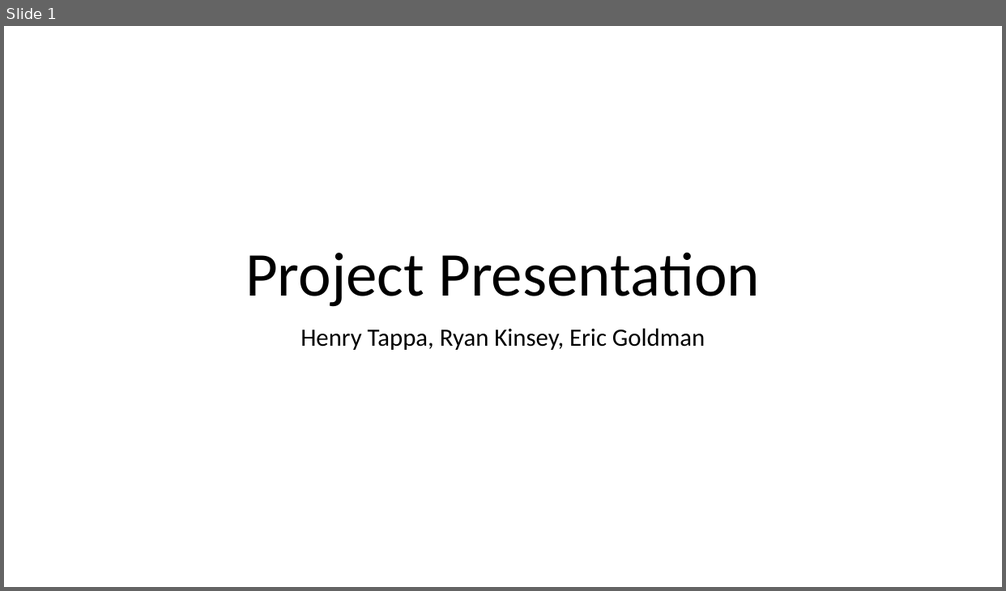
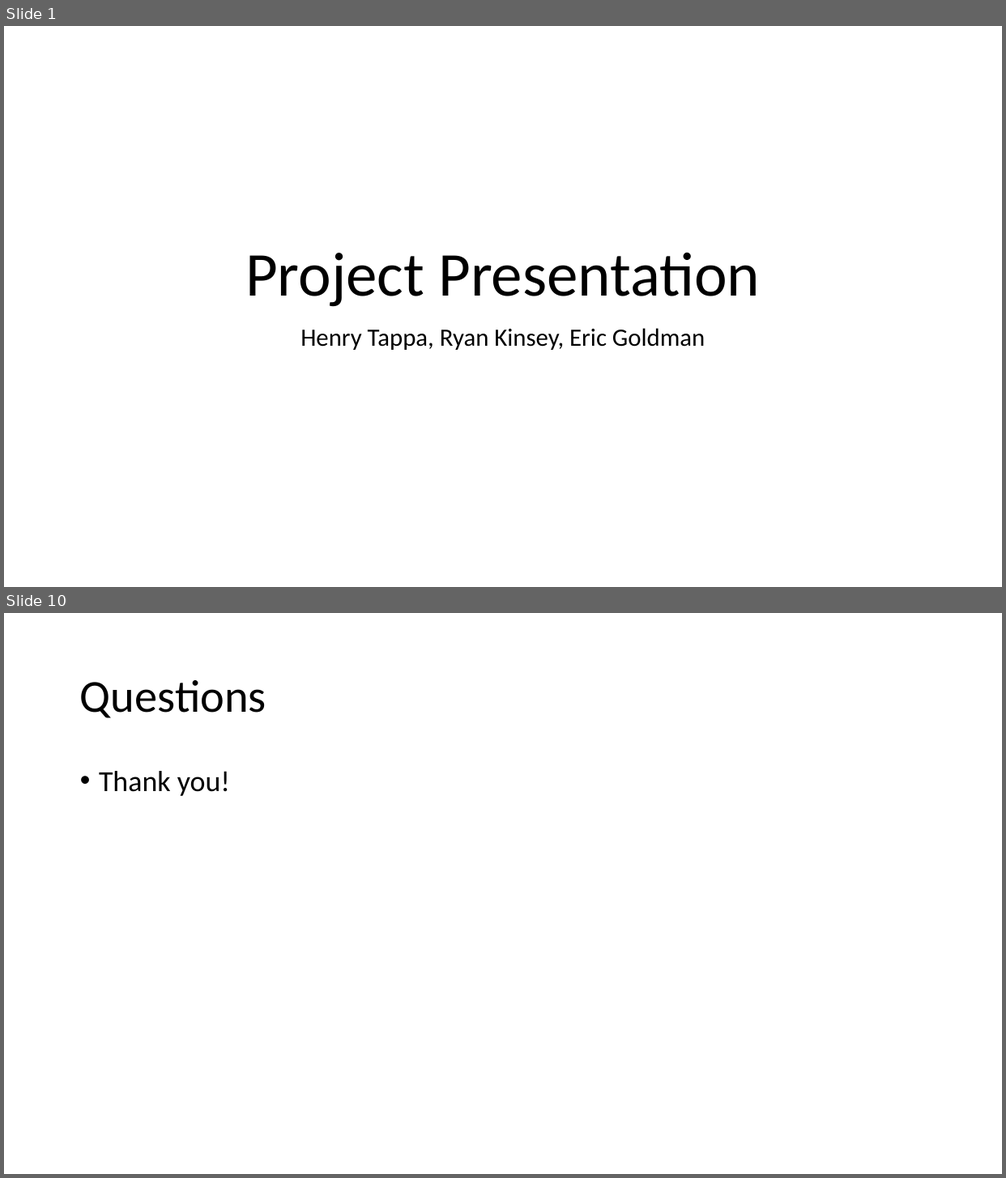
Before and after one commit to htappa/CNN-ImageClassification, a slide deck: Final-Group-Presentation/Group4ProjectPresentation.pptx. Shown one above the other, each under a label of ours: slide 1 before the commit, slides 1 and 10 after it; the slides between them are not shown. The pictures are 1006x591 and 1006x1178 pixels, drawn with LibreOffice and Linux fonts; fonts in the diff are those of the drawing. Boxes give left, top, right and bottom in pixels: in the first picture for what was removed or moved away, otherwise in the second. Text is boxed around its words. In the diff, an @@ line names an element or a change of style, - is before the commit and + after.

```diff
--- a/Final-Group-Presentation/Group4ProjectPresentation.pptx
+++ b/Final-Group-Presentation/Group4ProjectPresentation.pptx
@@ slide 10 added at (4, 613, 1002, 1174), background #FFFFFF @@
@@ title added at (80, 680, 266, 718), 44 pt, text #000000 @@
+Questions
@@ text added at (99, 771, 230, 796), 28 pt, text #000000 @@
+• Thank you!
```
Also in this commit, not shown: 8 other slides added, 1 other file.
